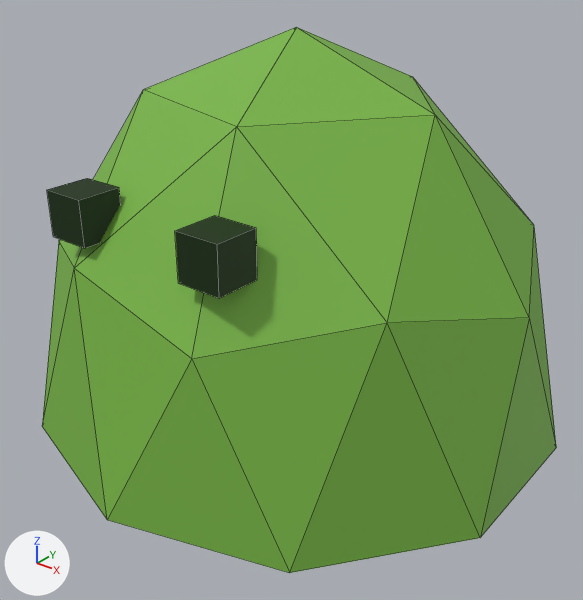
The Blender file design/blender/slime.blend: old version first, new version second.
The view is the same before and after, from a 50 mm camera at (1.223, -1.547, 1.249) aimed at (0.041, -0.07, 0.333). The lights are fixed; the arrows at lower left show +X, +Y and +Z. The first picture is the older version. Mesh edges are drawn as thin lines.

The older version as bpy lines, for what is in view:
```python
me_棱角球 = bpy.data.meshes.new('棱角球')
me_棱角球.from_pydata(...)  # 26 vertices, 41 faces; spans x -0.688..0.688, y -0.688..0.688, z 0.0..1.0
me_棱角球.materials.append(mat_a3_slimebody)  # green #7ab648
me_立方体 = bpy.data.meshes.new('立方体')
me_立方体.from_pydata(...)  # a box spanning x -0.055..0.055, y -0.055..0.055, z -0.055..0.055
me_立方体.materials.append(mat_a3_slimeeye)  # dark green #17300d
me_立方体_001 = bpy.data.meshes.new('立方体.001')
me_立方体_001.from_pydata(...)  # a box spanning x -0.055..0.055, y -0.055..0.055, z -0.055..0.055
me_立方体_001.materials.append(mat_a3_slimeeye)  # dark green #17300d
ob_slime_body = bpy.data.objects.new('Slime_Body', me_棱角球)
ob_slime_body.location = (0.0, 0.0, 0.0)
ob_slime_eye_1 = bpy.data.objects.new('Slime_Eye_1', me_立方体)
ob_slime_eye_1.location = (-0.2, -0.501, 0.64)
ob_slime_eye_2 = bpy.data.objects.new('Slime_Eye_2', me_立方体_001)
ob_slime_eye_2.location = (0.2, -0.501, 0.64)
```
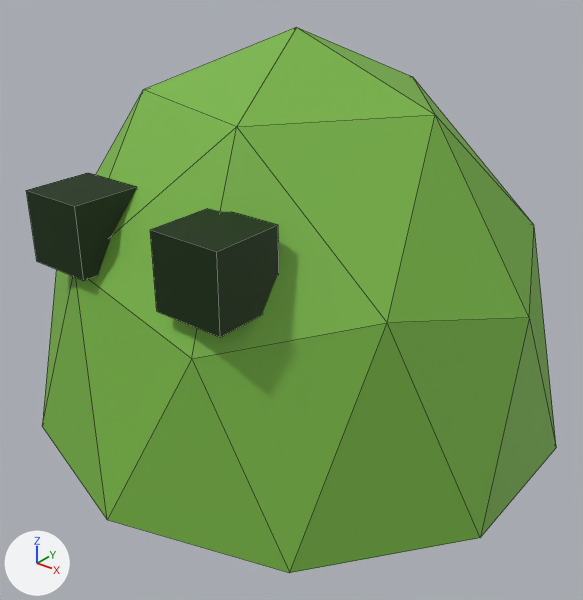
Edits to the bpy script that builds the scene:
```text
Change me_立方体:
    used by ob_slime_eye_1; location = (-0.2, -0.501, 0.64)
    remove me_立方体.from_pydata(...)  # 8 vertices, 6 faces; spans x -0.055..0.055, y -0.055..0.055, z -0.055..0.055
    add me_立方体.from_pydata(...)  # 8 vertices, 6 faces; spans x -0.084..0.084, y -0.084..0.084, z -0.084..0.084
    me_立方体 part 1
    me_立方体.vertices[0].co: (-0.055, -0.055, -0.055) -> (-0.084, -0.084, -0.084)  # pixel (53, 236) -> pixel (36, 261)
    me_立方体.vertices[1].co: (-0.055, -0.055, 0.055) -> (-0.084, -0.084, 0.084)  # pixel (46, 189) -> pixel (26, 190)
    me_立方体.vertices[2].co: (-0.055, 0.055, -0.055) -> (-0.084, 0.084, -0.084)
    me_立方体.vertices[3].co: (-0.055, 0.055, 0.055) -> (-0.084, 0.084, 0.084)  # pixel (87, 178) -> pixel (88, 172)
    me_立方体.vertices[4].co: (0.055, -0.055, -0.055) -> (0.084, -0.084, -0.084)  # pixel (84, 248) -> pixel (83, 280)
    me_立方体.vertices[5].co: (0.055, -0.055, 0.055) -> (0.084, -0.084, 0.084)  # pixel (78, 200) -> pixel (74, 206)
    me_立方体.vertices[6].co: (0.055, 0.055, -0.055) -> (0.084, 0.084, -0.084)
    me_立方体.vertices[7].co: (0.055, 0.055, 0.055) -> (0.084, 0.084, 0.084)  # pixel (119, 187) -> pixel (136, 186)
Change me_立方体_001:
    used by ob_slime_eye_2; location = (0.2, -0.501, 0.64)
    remove me_立方体_001.from_pydata(...)  # 8 vertices, 6 faces; spans x -0.055..0.055, y -0.055..0.055, z -0.055..0.055
    add me_立方体_001.from_pydata(...)  # 8 vertices, 6 faces; spans x -0.0863..0.0863, y -0.0863..0.0863, z -0.0863..0.0863
    me_立方体_001 part 2: the whole mesh is scaled about its middle by 1.57
Change ob_slime_eye_1:
    ob_slime_eye_1.location: (-0.2, -0.501, 0.64) -> (-0.198, -0.505, 0.613)
Change ob_slime_eye_2:
    ob_slime_eye_2.location: (0.2, -0.501, 0.64) -> (0.202, -0.505, 0.614)
```

What differs and where, as boxes [x1, y1, x2, y2] in the pictures (583 x 600 px):
'Slime_Eye_2', moved, rescaled (57% wider, 57% taller)
    before: [175, 216, 257, 298]
    after: [150, 208, 279, 337]
'Slime_Eye_1', reshaped, moved (49% wider, 52% taller)
    before: [47, 178, 121, 248]
    after: [26, 173, 137, 280]
